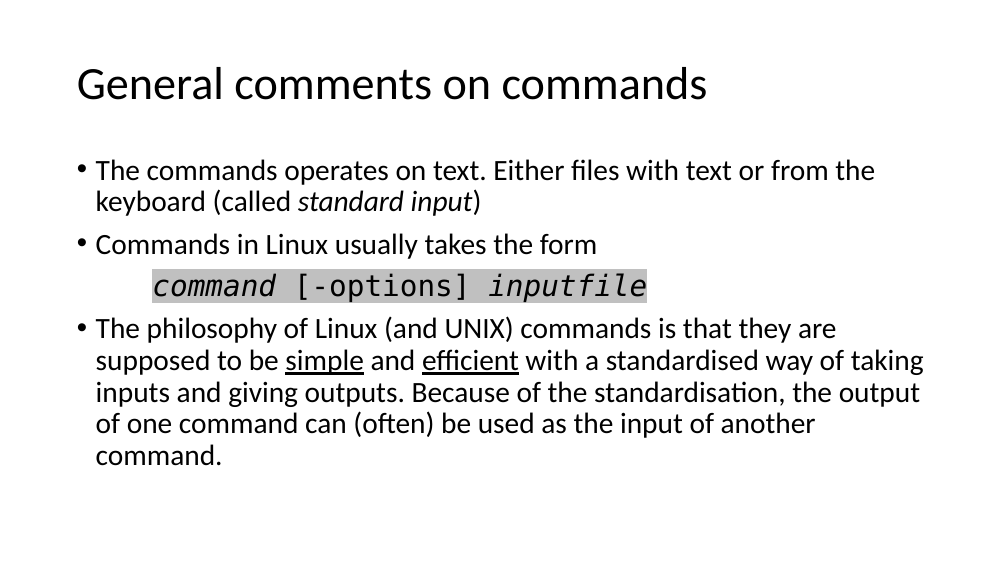
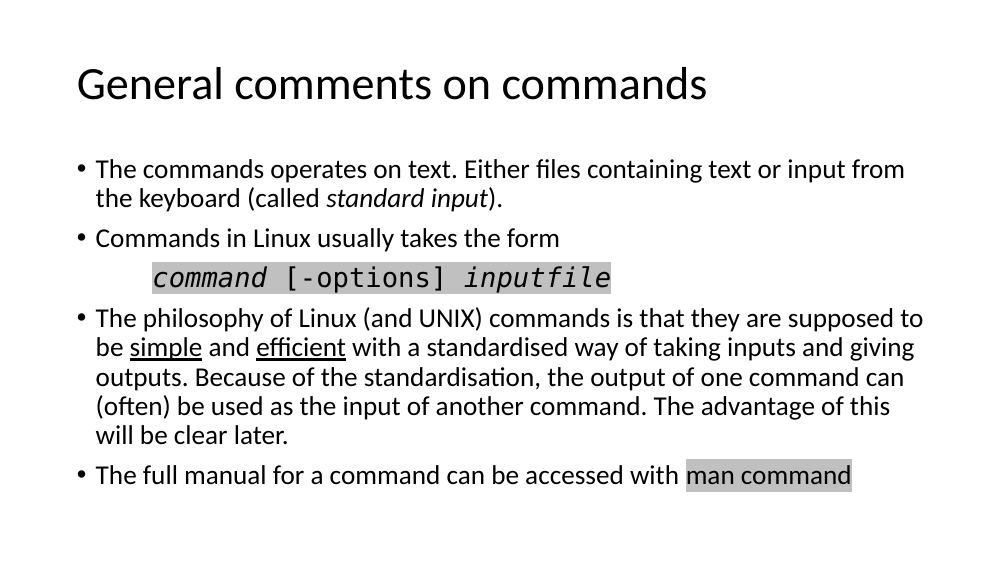
Before and after one commit to krabberod/bios3010-unix-linux, a slide deck: slide 3 of Lectures/3_commands.pptx. Drawn at 1008x567 pixels with LibreOffice and Linux fonts; fonts in the diff are those of the drawing. Boxes give left, top, right and bottom in pixels: in the first picture for what was removed or moved away, otherwise in the second. Text is boxed around its words. In the diff, an @@ line names an element or a change of style, - is before the commit and + after.

```diff
--- a/Lectures/3_commands.pptx
+++ b/Lectures/3_commands.pptx
@@ text at (96,159,905,212): text changed; size 28 to 25.9 pt @@
-• The commands operates on text. Either files with text or from the keyboard (called standard input)
+• The commands operates on text. Either files containing text or input from the keyboard (called standard input).
@@ text at (96,228,611,293): size 28 to 25.9 pt in "Commands in Linux usually takes the form", "command [-options] inputfile" @@
@@ text at (96,307,923,485): text changed; size 28 to 25.9 pt @@
-• The philosophy of Linux (and UNIX) commands is that they are supposed to be simple and efficient with a standardised way of taking inputs and giving outputs. Because of the standardisation, the output of one command can (often) be used as the input of another command.
+• The philosophy of Linux (and UNIX) commands is that they are supposed to be simple and efficient with a standardised way of taking inputs and giving outputs. Because of the standardisation, the output of one command can (often) be used as the input of another command. The advantage of this will be clear later.
+• The full manual for a command can be accessed with man command
```
Also in this commit, not shown: 1 other slide changed, 3 slides added, 11 other files.
